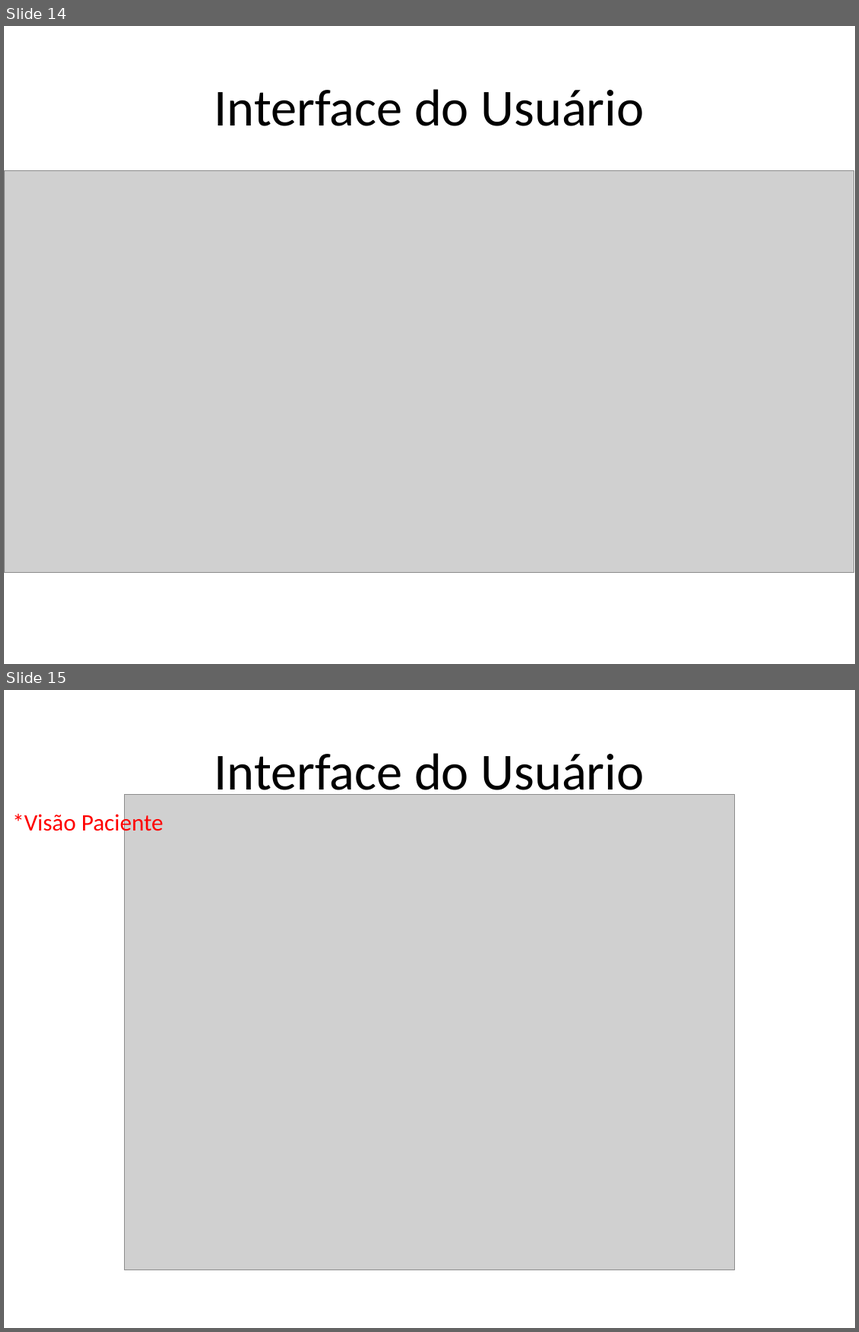
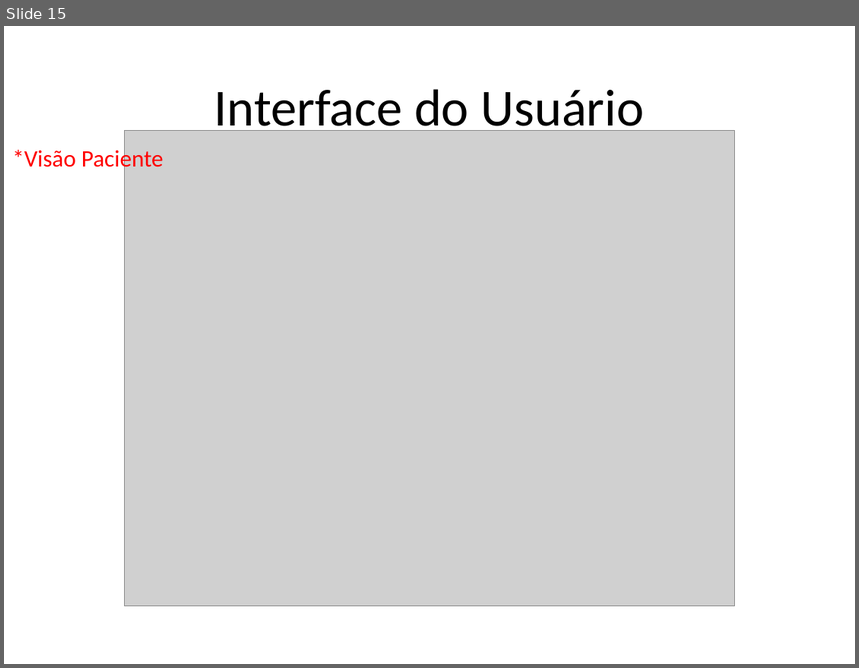
Before and after one commit to kokmz/TCCHUE, a slide deck: documentacao/G4_Apresentacao2sem2014_Final.pptx. Shown one above the other, each under a label of ours: slides 14 and 15 before the commit, slide 15 after it. The pictures are 859x1332 and 859x668 pixels, drawn with LibreOffice and Linux fonts; fonts in the diff are those of the drawing; grey boxes stand for pictures; background and template pictures are left out. Boxes give left, top, right and bottom in pixels: in the first picture for what was removed or moved away, otherwise in the second. Text is boxed around its words. In the diff, an @@ line names an element or a change of style, - is before the commit and + after.

```diff
--- a/documentacao/G4_Apresentacao2sem2014_Final.pptx
+++ b/documentacao/G4_Apresentacao2sem2014_Final.pptx
@@ slide 14 removed at (4, 26, 855, 664), background picture (left out) @@
@@ title removed at (215, 89, 644, 126) @@
-Interface do Usuário
@@ picture removed at (4, 170, 854, 573) @@
```
Also in this commit, not shown: 6 slides changed, 1 slide added.
